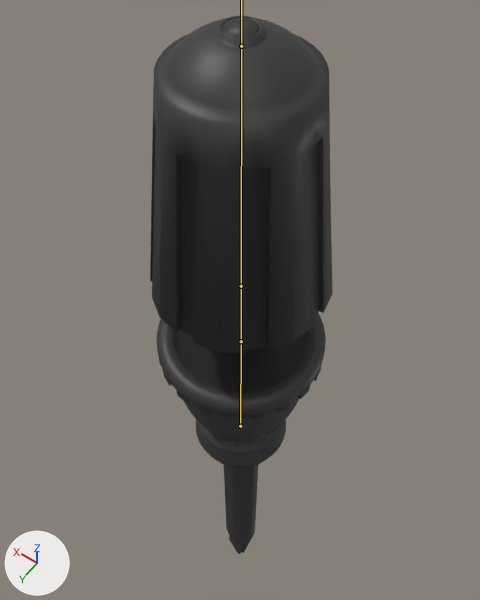
Renders of the FBX model OpenGLProj/resources/models/thumper_dune/Thumper.fbx from each side of a commit.
The view is the same before and after, from a 50 mm lens placed at (-0.203, 0.286, 0.632), pointed at (0.059, -0.081, 0.055). The axes (+X, +Y, +Z) are drawn at lower left. The lights are the same throughout. Both versions are drawn at frame 54 of the action 'thump'; the numbers are the values there. The bones that bend it are drawn over the model as lines.

In view in the first picture: 'Thumper'.
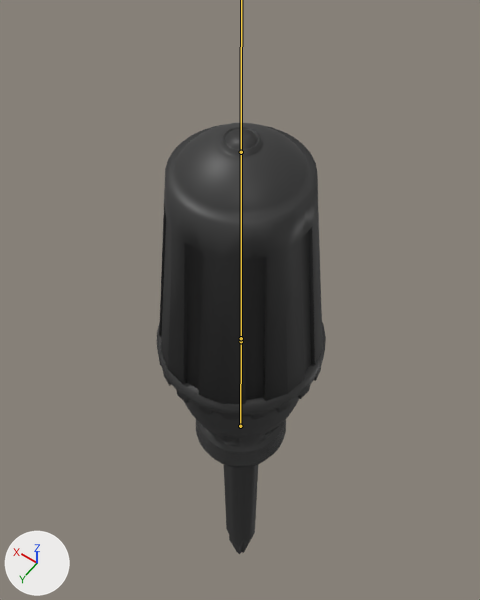
Where the change shows, as pixel boxes (x1, y1, x2, y2) in the pictures (480 x 600 px):
'Thumper', posed (7% narrower, 20% shorter)
    before: (150, 16, 332, 554)
    after: (157, 123, 326, 554)
bone 'Mid', root to tip
    before: (241, 341) to (241, 286)
    after: (241, 341) to (241, 338)
bone 'Top', root to tip
    before: (241, 286) to (241, 46)
    after: (241, 338) to (241, 152)

The edits, one by one:
Bone 'Mid' (bone_mid) is rescaled from (1.0, 1.37, 1.0) to (1.0, 0.08, 1.0).
Bone 'Top' (bone_top) is rescaled from (1.0, 0.73, 1.0) to (1.0, 12.15, 1.0).
